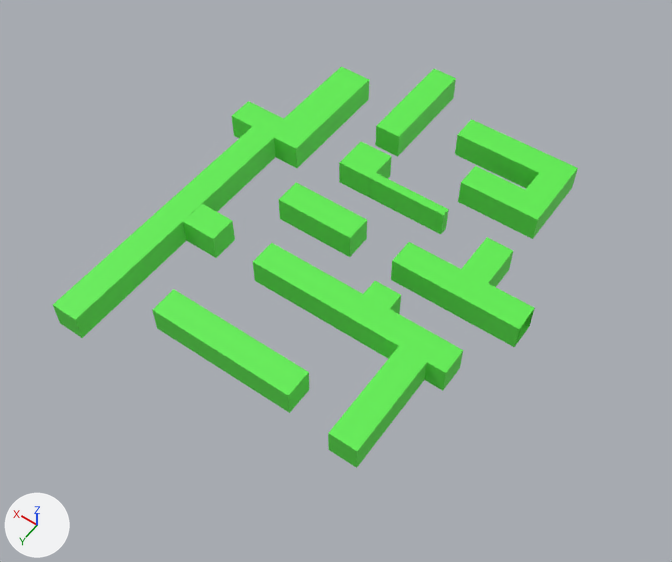
Two versions of the OBJ model 2年生 後期 ゲーム制作/Habit/Project/TestProject/res/Field/stage1/wall.obj, one commit apart.
Rendered twice from a camera (50 mm lens) standing at (-350.0, 290.0, 734.0) and looking at (-9.0, -187.0, -16.0). Arrows for +X, +Y and +Z are at lower left; the lights stay in place. Where no turn or scale is listed for an object, it has been applied to the vertices.

Objects in the first picture: '立方体', '立方体.001', '立方体.002', '立方体.003', '立方体.005', '立方体.006', '立方体.007', '立方体.009', '立方体.011', '立方体.012', '立方体.013', '立方体.018'.
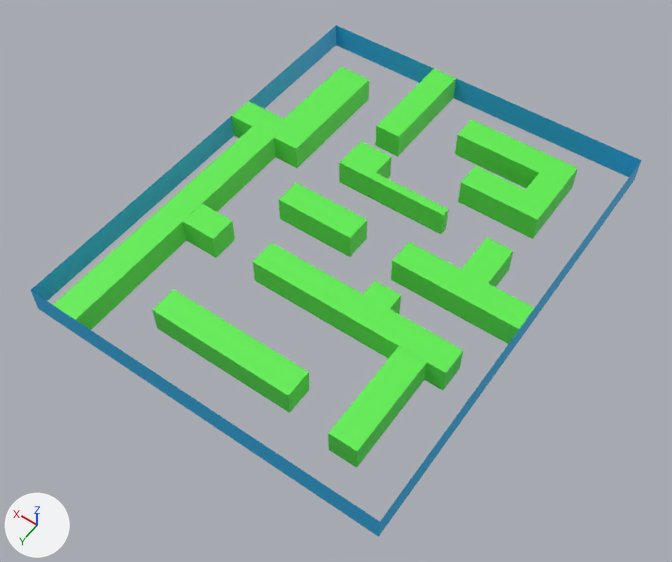
Commit message: ステージ周りの壁とステージ内の壁をWall.objに統合 CGameScene3.cppのCSceneBaseのコンストラクタの中身をEScene::eGame3に修正

The change, as a list of edits to the scene's bpy script:
```text
Add mat_マテリアル_013:
    mat_マテリアル_013 = principled_material('マテリアル.013')
    mat_マテリアル_013.base_color = (0.0257, 0.467, 0.862)  # cyan #2cb6ef
Add me_平面_004:
    me_平面_004.from_pydata([(-200.0, 20.0, 30.0), (-200.0, -480.0, 30.0), (-200.0, 20.0, 0.0), (-200.0, -480.0, 0.0)], [], [(1, 2, 0), (1, 3, 2)])
    me_平面_004.materials.append(mat_マテリアル_013)  # cyan #2cb6ef
Add me_平面_003:
    me_平面_003.from_pydata([(200.0, -480.0, 30.0), (200.0, 20.0, 30.0), (200.0, -480.0, 0.0), (200.0, 20.0, 0.0)], [], [(1, 2, 0), (1, 3, 2)])
    me_平面_003.materials.append(mat_マテリアル_013)  # cyan #2cb6ef
Add me_平面_002:
    me_平面_002.from_pydata([(-200.0, 20.0, 0.0), (200.0, 20.0, 0.0), (-200.0, 20.0, 30.0), (200.0, 20.0, 30.0)], [], [(1, 2, 0), (1, 3, 2)])
    me_平面_002.materials.append(mat_マテリアル_013)  # cyan #2cb6ef
Add me_平面_001:
    me_平面_001.from_pydata([(-200.0, -480.0, 30.0), (200.0, -480.0, 30.0), (-200.0, -480.0, 0.0), (200.0, -480.0, 0.0)], [], [(1, 2, 0), (1, 3, 2)])
    me_平面_001.materials.append(mat_マテリアル_013)  # cyan #2cb6ef
Add ob_平面_004:
    ob_平面_004 = bpy.data.objects.new('平面.004', me_平面_004)
    ob_平面_004.location = (0.0, 0.0, 0.0)
Add ob_平面_003:
    ob_平面_003 = bpy.data.objects.new('平面.003', me_平面_003)
    ob_平面_003.location = (0.0, 0.0, 0.0)
Add ob_平面_002:
    ob_平面_002 = bpy.data.objects.new('平面.002', me_平面_002)
    ob_平面_002.location = (0.0, 0.0, 0.0)
Add ob_平面_001:
    ob_平面_001 = bpy.data.objects.new('平面.001', me_平面_001)
    ob_平面_001.location = (0.0, 0.0, 0.0)
```

What differs and where, as boxes (x1, y1, x2, y2) in the pictures (672 x 562 px):
'平面.003', added (cyan): after (31, 26, 336, 301)
'平面.001', added (cyan): after (336, 25, 641, 177)
'平面.002', added: after (31, 291, 380, 537)
'平面.004', added: after (379, 160, 642, 535)
